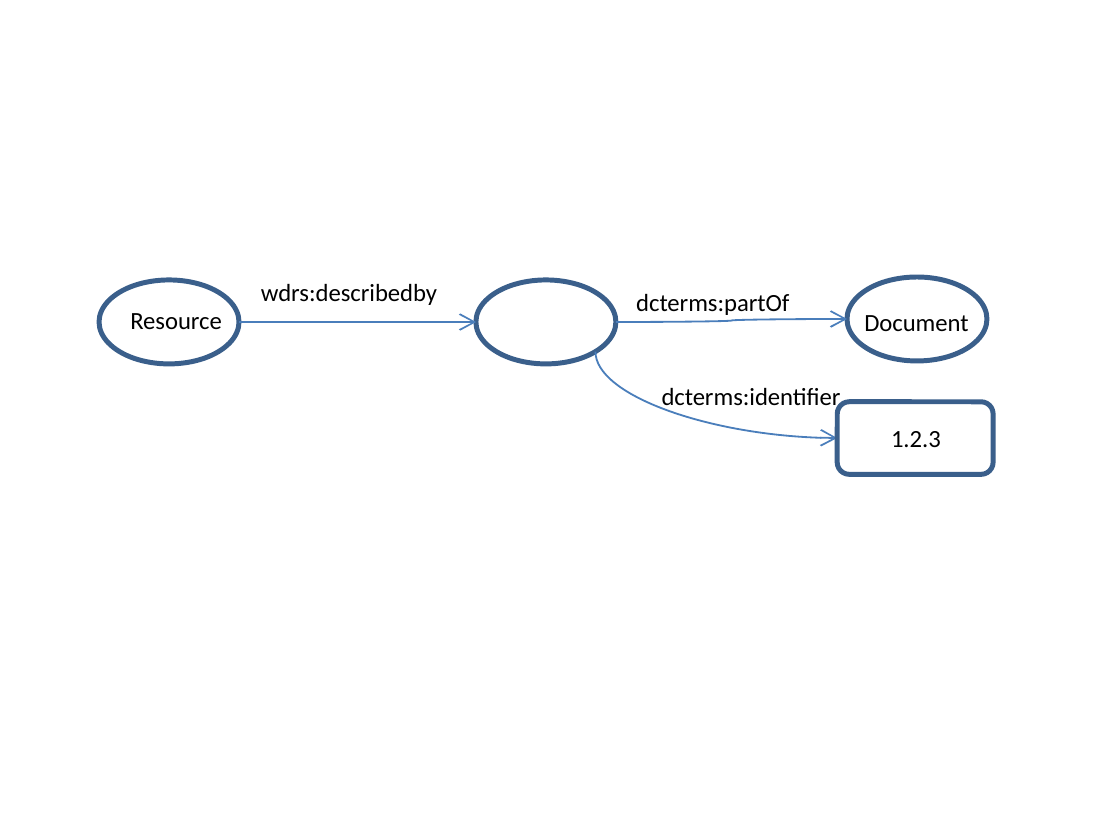
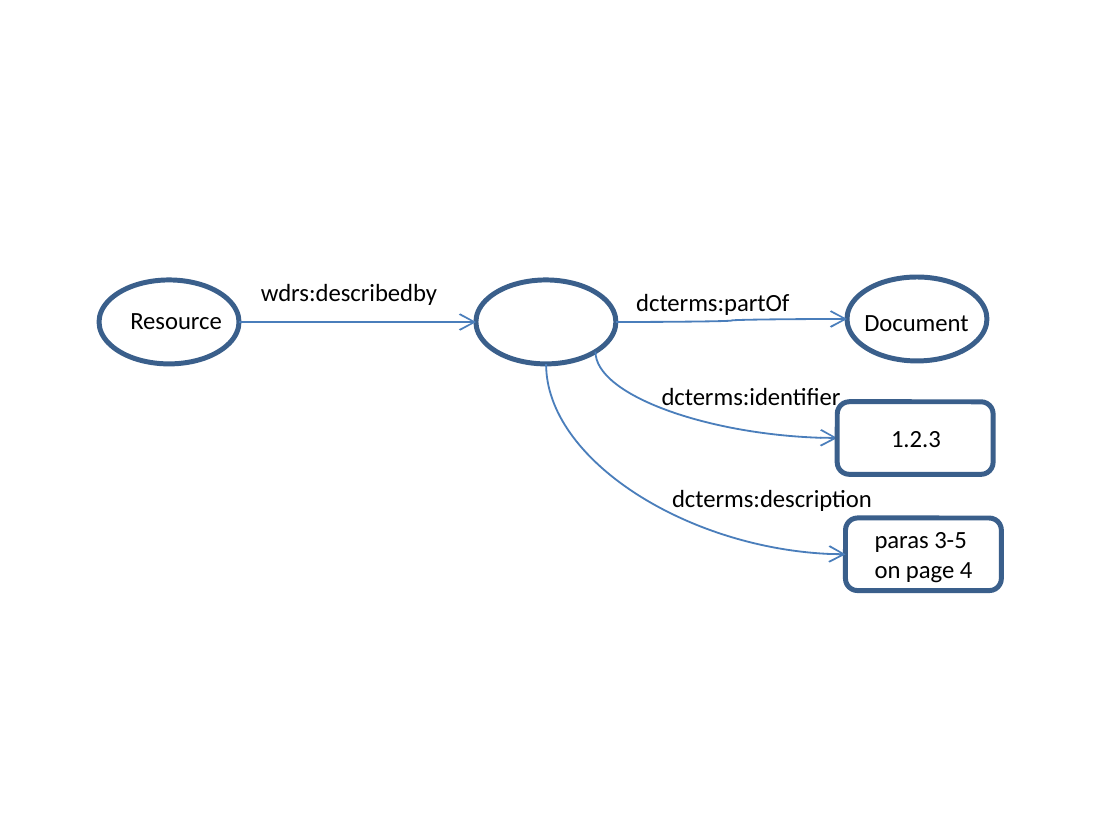
Before and after one commit to epimorphics/sedgemoor-model, a slide deck: slide 3 of doc/overview.pptx. Drawn at 1120x840 pixels with LibreOffice and Linux fonts; fonts in the diff are those of the drawing. Boxes give left, top, right and bottom in pixels: in the first picture for what was removed or moved away, otherwise in the second. Text is boxed around its words. In the diff, an @@ line names an element or a change of style, - is before the commit and + after.

```diff
--- a/doc/overview.pptx
+++ b/doc/overview.pptx
@@ curved arrow added from (546, 364) to (846, 555), #4B7EBC 0.75 pt @@
@@ text added at bbox=[672, 490, 872, 511], 10 pt, text #000000 @@
+dcterms:description
@@ rounded rectangle added at bbox=[846, 517, 1003, 590], outline #3A5F8C 2 pt @@
@@ text added at bbox=[875, 532, 973, 583], 10 pt, text #000000 @@
+paras 3-5
+on page 4
```
Also in this commit, not shown: 1 other slide changed, 2 other files.
